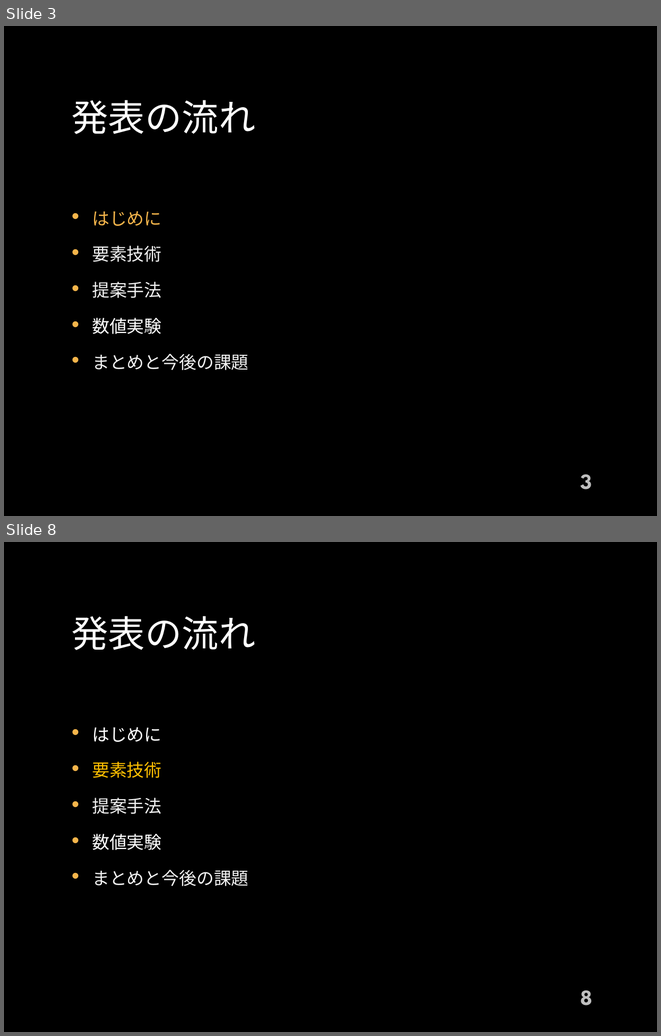
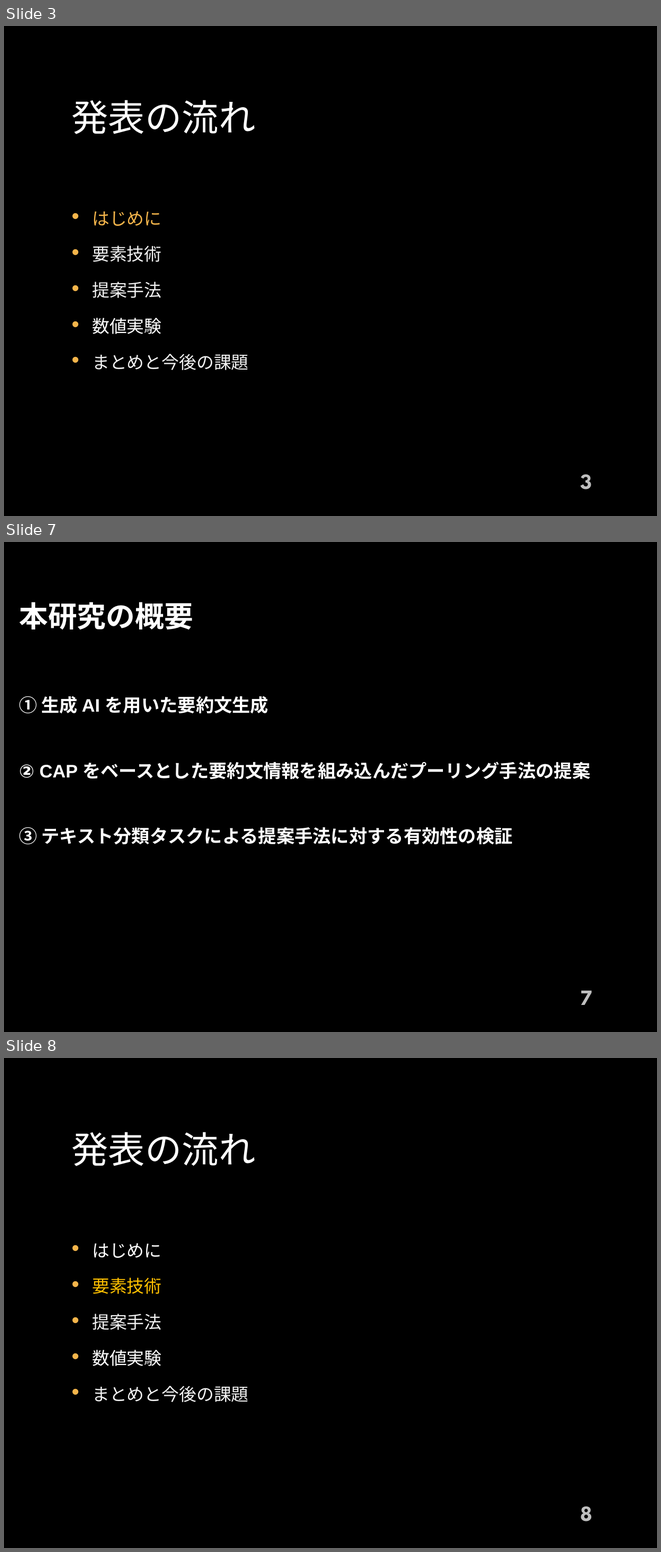
Before and after one commit to 1g-hub/takayama_b, a slide deck: prsn/shuron/Master_Slide_2210104043_Yusei_Takayama.pptx. Shown one above the other, each under a label of ours: slides 3 and 8 before the commit, slides 3, 7 and 8 after it; the slides between them are not shown. The pictures are 661x1036 and 661x1552 pixels, drawn with LibreOffice and Linux fonts; fonts in the diff are those of the drawing; background and template pictures are left out. Boxes give left, top, right and bottom in pixels: in the first picture for what was removed or moved away, otherwise in the second. Text is boxed around its words. In the diff, an @@ line names an element or a change of style, - is before the commit and + after.

```diff
--- a/prsn/shuron/Master_Slide_2210104043_Yusei_Takayama.pptx
+++ b/prsn/shuron/Master_Slide_2210104043_Yusei_Takayama.pptx
@@ slide 7 added at bbox=[4, 542, 657, 1032], background picture (left out) @@
@@ text added at bbox=[19, 602, 590, 844], 20 pt, text #FFFFFF, bold @@
+本研究の概要
+① 生成 AI を用いた要約文生成
+② CAP をベースとした要約文情報を組み込んだプーリング手法の提案
+③ テキスト分類タスクによる提案手法に対する有効性の検証
@@ page number added at bbox=[581, 990, 592, 1005], 24 pt, text #BFBFBF, bold @@
+7
```
Also in this commit, not shown: 16 slides changed, 4 other slides added, 2 slides removed, 40 other files.
